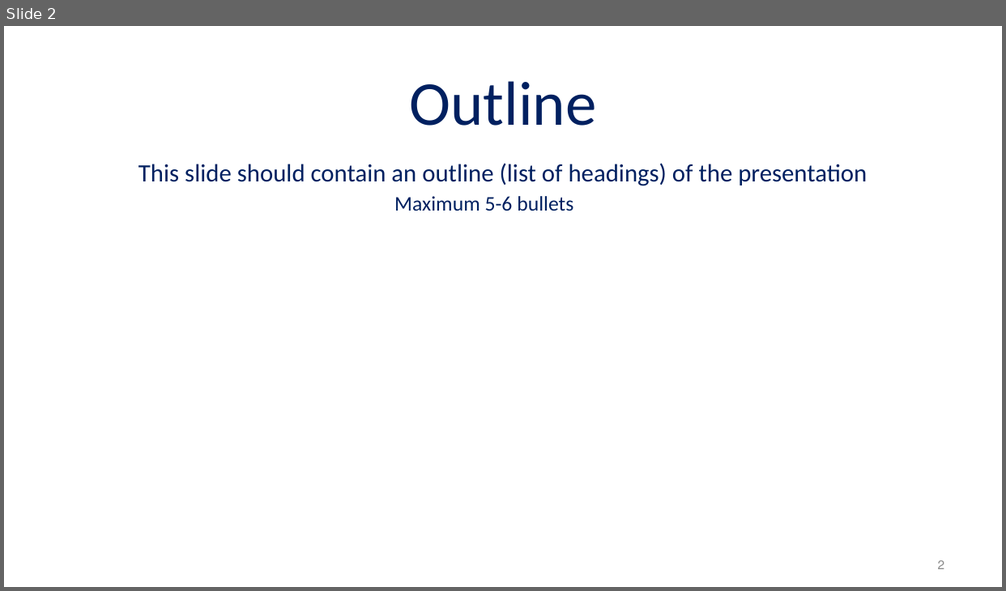
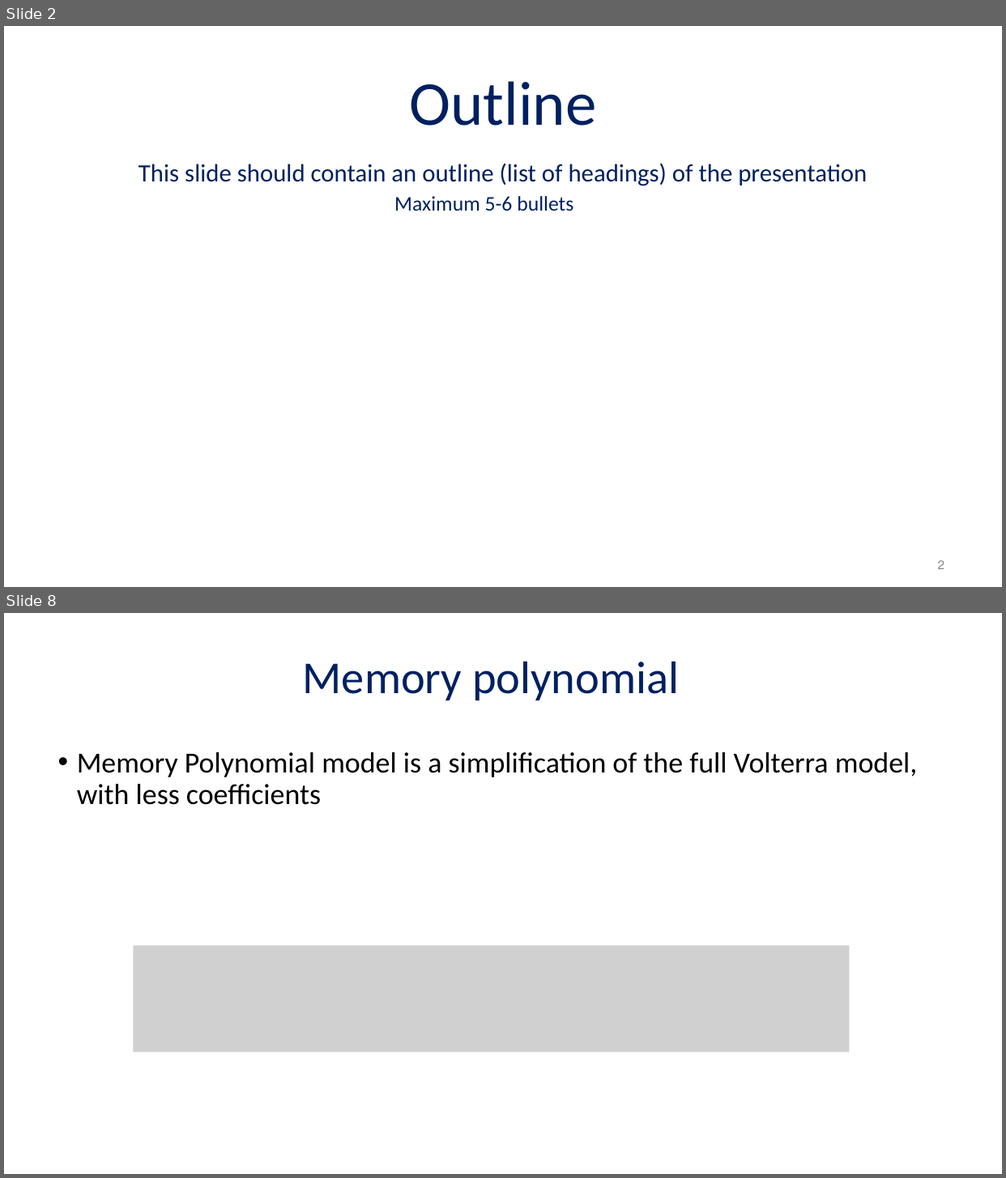
Before and after one commit to AdirCN/DPD, a slide deck: documents/Final Presentation.pptx. Shown one above the other, each under a label of ours: slide 2 before the commit, slides 2 and 8 after it; the slides between them are not shown. The pictures are 1006x591 and 1006x1178 pixels, drawn with LibreOffice and Linux fonts; fonts in the diff are those of the drawing; grey boxes stand for pictures. Boxes give left, top, right and bottom in pixels: in the first picture for what was removed or moved away, otherwise in the second. Text is boxed around its words. In the diff, an @@ line names an element or a change of style, - is before the commit and + after.

```diff
--- a/documents/Final Presentation.pptx
+++ b/documents/Final Presentation.pptx
@@ slide 8 added at bbox=[4, 613, 1002, 1174], background #FFFFFF @@
@@ text added at bbox=[303, 661, 679, 700], 44 pt, text #002060 @@
+Memory polynomial
@@ text added at bbox=[77, 752, 917, 805], 28 pt, text #000000 @@
+• Memory Polynomial model is a simplification of the full Volterra model, with less coefficients
@@ picture added at bbox=[134, 945, 850, 1053] @@
```
Also in this commit, not shown: 1 slide changed, 23 other slides added, 1 slide removed, 1 other file.
